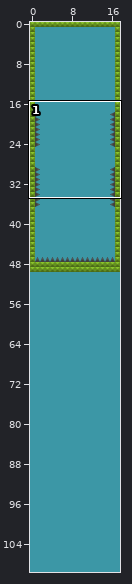
Level history. Tiled map (JSON): gust/assets/maps/scene0.json. Above: a wide view before the commit, with the close-up outlined.
Close-up. Before the edit:
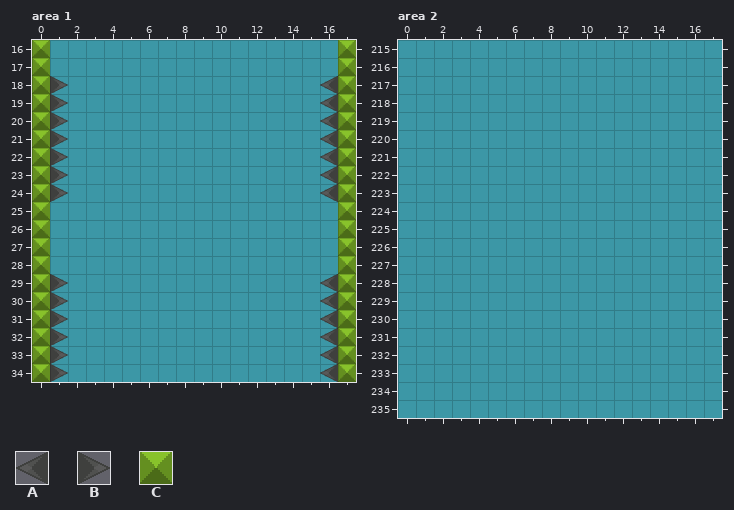
Cells are 32x32 px. Shown: area 1 x 0..17, y 16..34; area 2 x 0..17, y 215..235. The commit also changed other parts of the map, which this record leaves out.
Key: from "tileset": A 2, B 3, C 5.
_ is an empty cell.
Layers that did not change in this view are not listed.
Layer "scene0" before, area 1, first column x 0:
16 C________________C
17 C________________C
18 CB______________AC
19 CB______________AC
20 CB______________AC
21 CB______________AC
22 CB______________AC
23 CB______________AC
24 CB______________AC
25 C________________C
26 C________________C
27 C________________C
28 C________________C
29 CB______________AC
30 CB______________AC
31 CB______________AC
32 CB______________AC
33 CB______________AC
34 CB______________AC
After the commit:
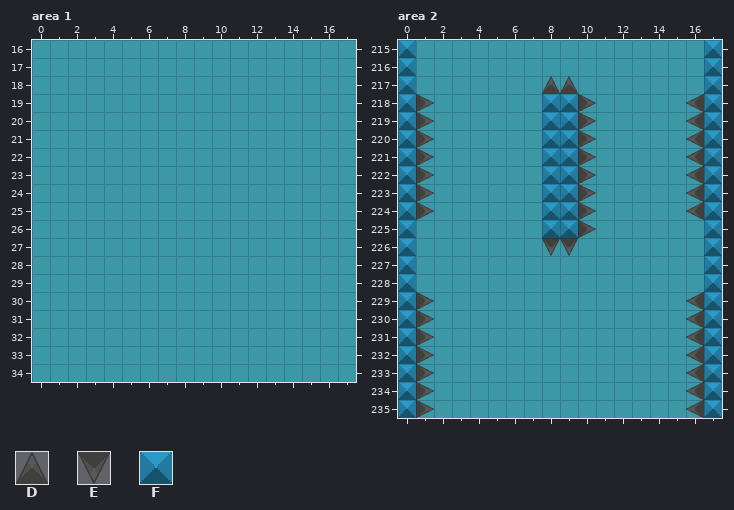
Further tiles: from "tileset": D 0, E 1, F 4.
Diff:
Layer "scene0", area 1:
The author cleared tile A in rows 18 to 24 at x 16; in rows 29 to 34 at x 16.
The author cleared tile B in rows 18 to 24 at x 1; in rows 29 to 34 at x 1.
The author cleared tile C in rows 16 to 34 at x 0 and 17.
Layer "scene0", area 2:
The edit adds tile A in rows 218 to 224 at x 16; in rows 229 to 235 at x 16.
The edit adds tile B in rows 218 to 224 at x 1 and 10; in row 225 at x 10; in rows 229 to 235 at x 1.
The edit adds tile D in row 217 at x 8 to 9.
The edit adds tile E in row 226 at x 8 to 9.
The edit adds tile F in rows 215 to 217 at x 0 and 17; in rows 218 to 225 at x 0, 8 to 9 and 17; in rows 226 to 235 at x 0 and 17.
